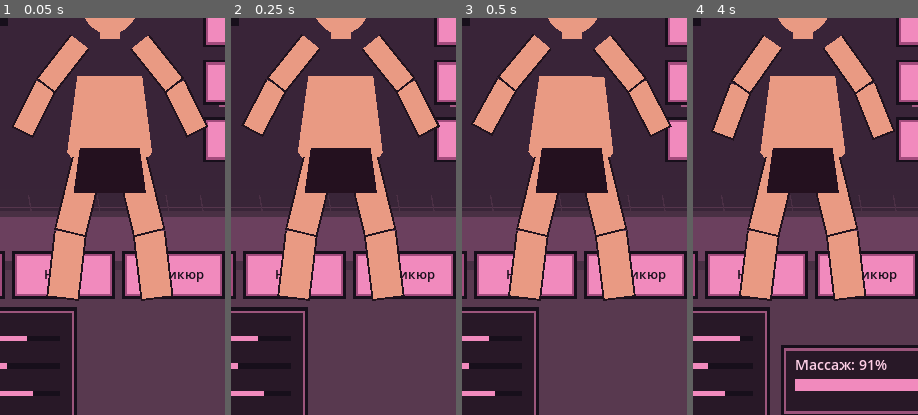
Above: before the commit, frames 1-4 (left to right).
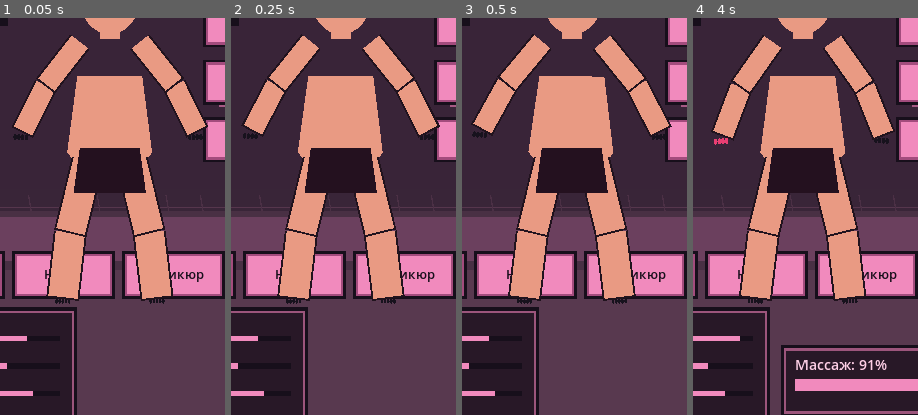
Above: after the commit, the same moments.

Repository: babymurderr0711/jia-android
Game: Godot game, scene res://Main.tscn
Two runs of this game, one before a commit and one after it. Both use one fixed random seed, a clock stepped at 60 frames per second and the inputs below.
Inputs (mouse positions are % of the whole screen's width and height, from its top left):
- Up to frame 1 (0.05 s): no input
- Up to frame 2 (0.25 s): no input
- Up to frame 3 (0.5 s): no input
- Up to frame 4 (4 s): move the mouse to (72, 45) at 0.52 s; click (72, 45) at 0.67 s; drag from (30, 55) to (45, 70) at 1.27 s; move the mouse to (60, 28) at 2.02 s; click (60, 28) at 2.17 s; drag from (45, 70) to (20, 35) at 2.77 s; move the mouse to (80, 65) at 3.52 s; click (80, 65) at 3.67 s
The pictures show only the part of the screen within x 24-74%, y 40-90%; the shares and areas given below are measured in that part.

The runs differ from the first frame. In frame 1, 0.2% of the frame differs, in the area x 5-91%, y 29-73%; in frame 2, 0.2%; in frame 3, 0.3%, in the area x 4-91%, y 28-73%; in frame 4, 0.2%.

Commit message:
Make wardrobe and nail styles update the live rig surfaces

Diff:
--- a/godot/jia_skeleton_rig.gd
+++ b/godot/jia_skeleton_rig.gd
@@ -16,6 +16,9 @@
 var manicure := 0
 var pedicure := 0
 var outfit_color := CLOTH
+var outfit_surface: Polygon2D
+var nail_surfaces: Array[Polygon2D] = []
+const NAIL_COLORS := [Color("#17121d"), Color("#e83e72"), Color("#f4c2d9"), Color("#9d1d45")]
 
 func _ready() -> void:
 	_build_skeleton()
@@ -34,6 +37,10 @@
 	manicure = posmod(hands, 4)
 	pedicure = posmod(feet, 4)
 	expression = face
+	if is_instance_valid(outfit_surface):
+		outfit_surface.color = outfit_color
+	for i in range(nail_surfaces.size()):
+		nail_surfaces[i].color = NAIL_COLORS[manicure if i < 4 else pedicure]
 
 func _build_skeleton() -> void:
 	skeleton = Skeleton2D.new()
@@ -58,7 +65,10 @@
 	var r_knee := _bone("Knee_R", r_hip, Vector2(28, 115))
 	_bone("Ankle_R", r_knee, Vector2(12, 105))
 	_add_surface(torso, PackedVector2Array([Vector2(-52,-10),Vector2(52,-10),Vector2(68,112),Vector2(42,145),Vector2(-42,145),Vector2(-68,112)]), SKIN)
-	_add_surface(pelvis, PackedVector2Array([Vector2(-48,0),Vector2(48,0),Vector2(58,72),Vector2(-58,72)]), outfit_color)
+	outfit_surface = Polygon2D.new()
+	outfit_surface.polygon = PackedVector2Array([Vector2(-48,0),Vector2(48,0),Vector2(58,72),Vector2(-58,72)])
+	outfit_surface.color = outfit_color
+	pelvis.add_child(outfit_surface)
 	_add_surface(neck, PackedVector2Array([Vector2(-16,-8),Vector2(16,-8),Vector2(16,30),Vector2(-16,30)]), SKIN)
 	_add_surface(head, _ellipse(Vector2.ZERO, Vector2(48,58)), SKIN)
 	_add_surface(head.get_node("Hair") as Bone2D, _ellipse(Vector2(0,-31),Vector2(51,29)), HAIR)
@@ -67,6 +77,10 @@
 	for pair in [[l_hip,l_knee],[l_knee,l_knee.get_node("Ankle_L")],[r_hip,r_knee],[r_knee,r_knee.get_node("Ankle_R")]]:
 		_add_bone_capsule(pair[0], pair[1], 25.0, SKIN)
 	_add_face(head)
+	_add_nails(bones["Wrist_L"])
+	_add_nails(bones["Wrist_R"])
+	_add_nails(bones["Ankle_L"], true)
+	_add_nails(bones["Ankle_R"], true)
 
 func _bone(bone_name: String, parent: Node, offset: Vector2) -> Bone2D:
 	var bone := Bone2D.new()
@@ -106,6 +120,17 @@
 	mouth.default_color = Color("#8b3946")
 	head.add_child(mouth)
 
+func _add_nails(parent: Bone2D, toes: bool = false) -> void:
+	var count := 5 if toes else 4
+	for i in range(count):
+		var nail := Polygon2D.new()
+		var x := float(i - 2) * (5.0 if toes else 6.0)
+		var y := 5.0 if toes else 9.0
+		nail.polygon = _ellipse(Vector2(x, y), Vector2(2.2, 3.8) if toes else Vector2(2.8, 4.8))
+		nail.color = NAIL_COLORS[pedicure if toes else manicure]
+		parent.add_child(nail)
+		nail_surfaces.append(nail)
+
 func _ellipse(center: Vector2, radius: Vector2) -> PackedVector2Array:
 	var points := PackedVector2Array()
 	for i in range(32):
